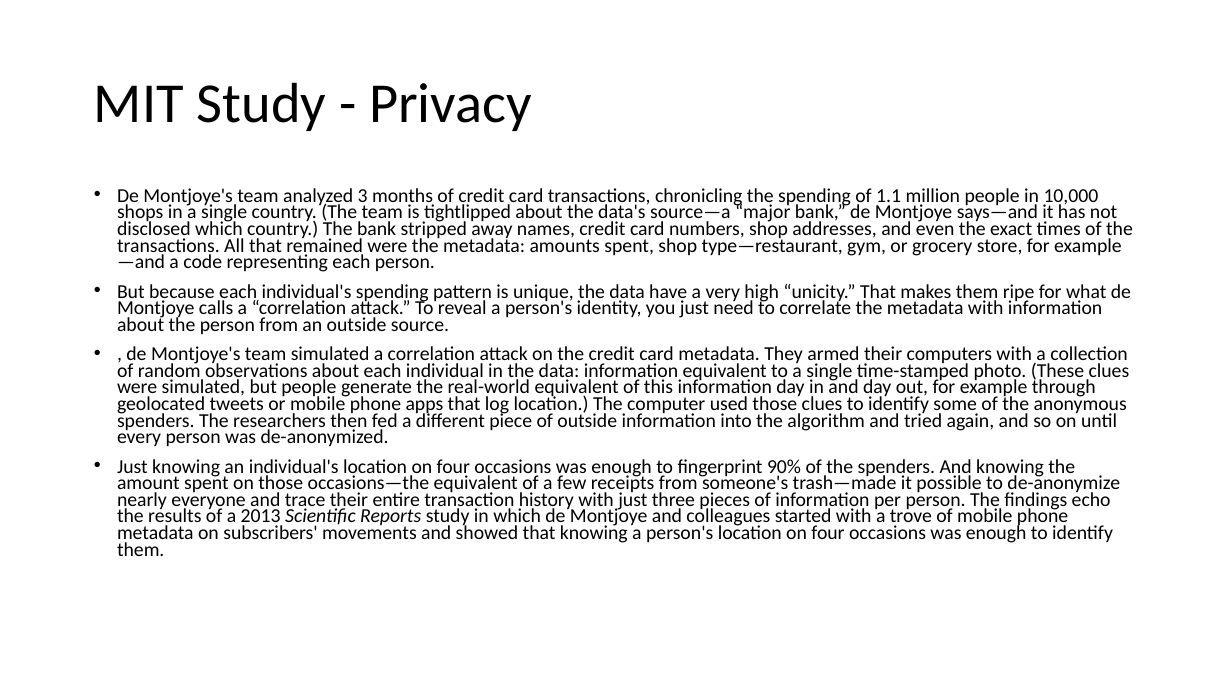
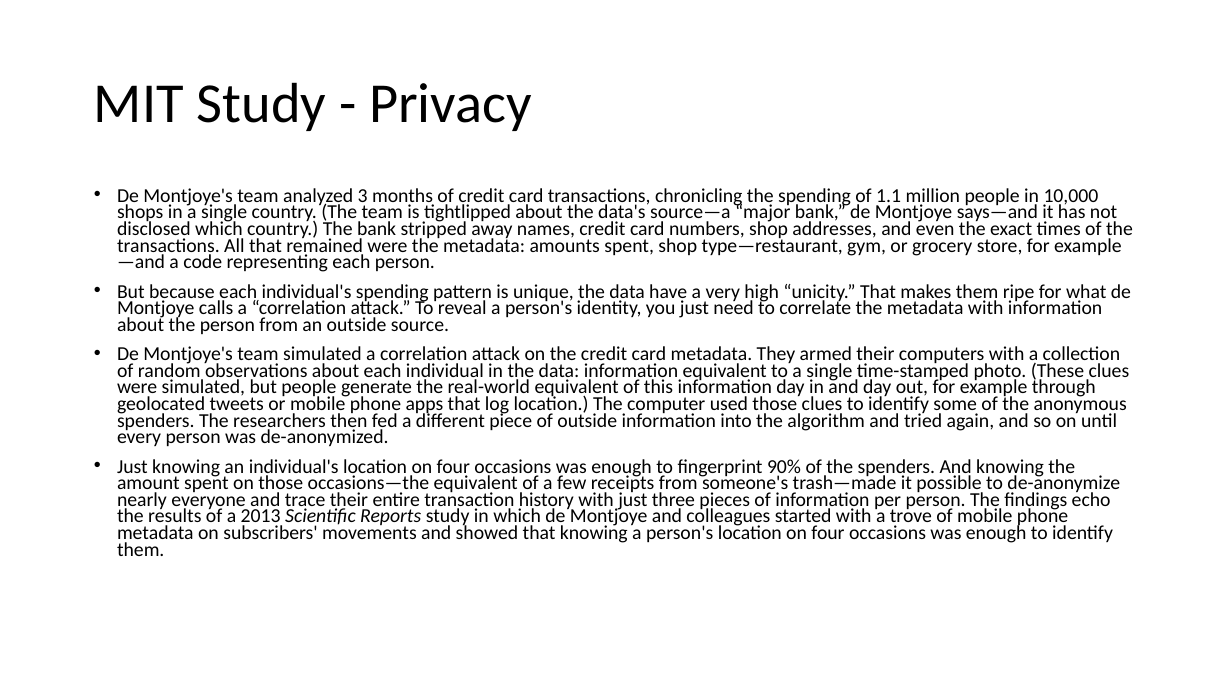
Before and after one commit to deniseygrace/COT-4935-Group-7-Project, a slide deck: slide 18 of Twitter.pptx (slide 5 before the commit). Drawn at 1232x693 pixels with LibreOffice and Linux fonts; fonts in the diff are those of the drawing. Boxes give left, top, right and bottom in pixels: in the first picture for what was removed or moved away, otherwise in the second. Text is boxed around its words. In the diff, an @@ line names an element or a change of style, - is before the commit and + after.

Commit message:
More added to the ppt

```diff
--- a/Twitter.pptx
+++ b/Twitter.pptx
@@ text at (x1=117, y1=346, x2=1130, y2=447): text changed @@
-• , de Montjoye's team simulated a correlation attack on the credit card metadata. They armed their computers with a collection of random observations about each individual in the data: information equivalent to a single time-stamped photo. (These clues were simulated, but people generate the real-world equivalent of this information day in and day out, for example through geolocated tweets or mobile phone apps that log location.) The computer used those clues to identify some of the anonymous spenders. The researchers then fed a different piece of outside information into the algorithm and tried again, and so on until every person was de-anonymized.
+• De Montjoye's team simulated a correlation attack on the credit card metadata. They armed their computers with a collection of random observations about each individual in the data: information equivalent to a single time-stamped photo. (These clues were simulated, but people generate the real-world equivalent of this information day in and day out, for example through geolocated tweets or mobile phone apps that log location.) The computer used those clues to identify some of the anonymous spenders. The researchers then fed a different piece of outside information into the algorithm and tried again, and so on until every person was de-anonymized.
```
Also in this commit, not shown: 1 other slide changed, 13 slides added.
